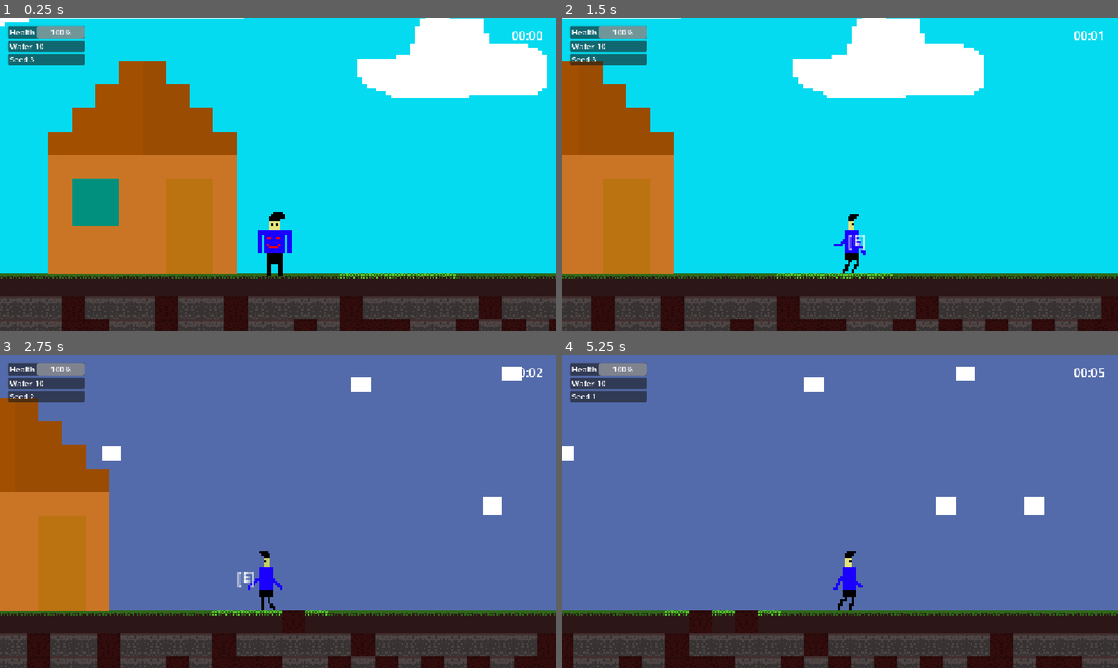
Above: before the commit, frames 1-4 (two rows, left to right).
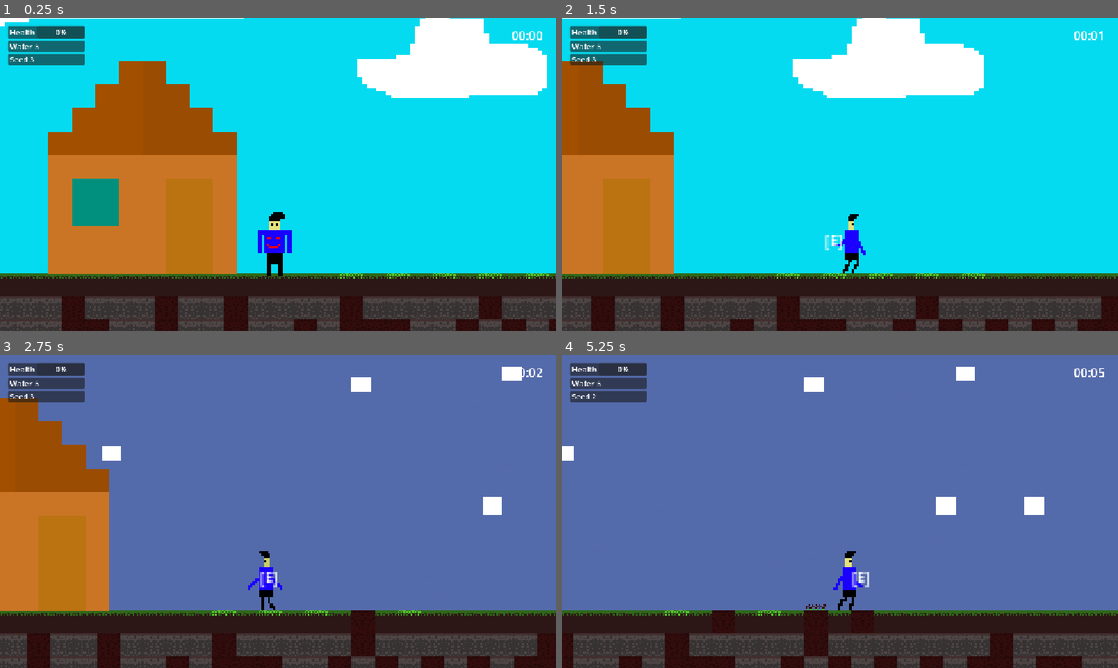
Above: after the commit, the same moments.

Repository: TheAbdullahSaleem/First-project-
Game: Godot game, scene res://scenes/world/World.tscn
Same seed, same stepped clock (60 frames per second), same inputs: the game is played once before the commit and once after it.
Inputs (mouse positions are in pixels of both pictures, inside the frame that each line leads up to):
- Up to frame 1 (0.25 s): no input
- Up to frame 2 (1.5 s): tap Enter at 0.5 s; move the mouse to (962, 158) at 0.52 s; hold E (Interact) 0.53-1.28 s; hold D (right) from 0.53 s (still down); tap W (jump) at 0.77 s; move the mouse to (728, 190) at 1.27 s; click (728, 190) at 1.35 s
- Up to frame 3 (2.75 s): tap W (jump) at 1.52 s; tap E (Interact) at 1.55 s; move the mouse to (333, 442) at 2.02 s; release D (right) at 2.03 s; hold A (left) from 2.03 s (still down); hold E (Interact) from 2.03 s (still down)
- Up to frame 4 (5.25 s): move the mouse to (812, 574) at 2.77 s; release A (left) at 2.78 s; release E (Interact) at 2.78 s; hold D (right) 2.78-4.28 s; tap E (Interact) at 2.85, 3.8, 4.35 s; tap W (jump) at 3.02, 3.77, 4.52 s; move the mouse to (1006, 558) at 3.52 s; press the mouse at (1006, 558) at 3.53 s; move the mouse to (673, 464) at 4.27 s; release the mouse at (673, 464) at 4.28 s; hold A (left) 4.28-5.03 s; move the mouse to (867, 511) at 5.02 s; hold D (right) from 5.03 s (still down); hold E (Interact) from 5.03 s (still down)

The runs differ from the first frame. In frame 1, 0.5% of the frame differs, in the area x 6-99%, y 2-84%; in frame 2, 0.7%; in frame 3, 0.7%; in frame 4, 0.8%, in the area x 5-57%, y 2-84%.

Commit message:
Road to Perfection

Diff:
--- a/scenes/Enemy/Enemy.tscn
+++ b/scenes/Enemy/Enemy.tscn
@@ -74,6 +74,15 @@
 }, {
 "duration": 1.0,
 "texture": SubResource("AtlasTexture_ti0ca")
+}, {
+"duration": 1.0,
+"texture": SubResource("AtlasTexture_5h5g3")
+}, {
+"duration": 1.0,
+"texture": SubResource("AtlasTexture_vf8gp")
+}, {
+"duration": 1.0,
+"texture": SubResource("AtlasTexture_ys4s2")
 }],
 "loop": 1,
 "name": &"left",
@@ -94,14 +103,27 @@
 }, {
 "duration": 1.0,
 "texture": SubResource("AtlasTexture_4a20e")
+}, {
+"duration": 1.0,
+"texture": SubResource("AtlasTexture_0hw2c")
+}, {
+"duration": 1.0,
+"texture": SubResource("AtlasTexture_kfomc")
+}, {
+"duration": 1.0,
+"texture": SubResource("AtlasTexture_7o54g")
 }],
 "loop": 1,
 "name": &"right",
 "speed": 5.0
 }]
 
-[sub_resource type="CircleShape2D" id="CircleShape2D_00we2"]
-radius = 163.24828
+[sub_resource type="RectangleShape2D" id="RectangleShape2D_00we2"]
+size = Vector2(560.0002, 320.00003)
+
+[sub_resource type="CapsuleShape2D" id="CapsuleShape2D_fe1rh"]
+radius = 119.99448
+height = 239.98907
 
 [node name="Enemy" type="CharacterBody2D" unique_id=1926190164]
 scale = Vector2(0.025, 0.025)
@@ -110,15 +132,18 @@
 [node name="Enemy" type="AnimatedSprite2D" parent="." unique_id=1902302779]
 position = Vector2(1, 0)
 sprite_frames = SubResource("SpriteFrames_h7o6m")
-animation = &"right"
-frame = 1
-frame_progress = 0.68474
+animation = &"left"
 
-[node name="CollisionPolygon2D" type="CollisionPolygon2D" parent="." unique_id=1077176985]
-polygon = PackedVector2Array(-192, -319, -190, -63, -127, -64, -127, -32, -63, -32, -63, 0, 321, 0, 321, -32, 289, -32, 290, -64, 226, -64, 226, -95, 192, -96, 194, -161, 161, -162, 161, -193, 128, -191, 130, -225, 65, -224, 65, -288, 33, -288, 33, -320)
+[node name="CollisionShape2D" type="CollisionShape2D" parent="." unique_id=1072690403]
+position = Vector2(7.152556e-06, -159.9999)
+scale = Vector2(0.99999964, 0.99999964)
+shape = SubResource("RectangleShape2D_00we2")
 
 [node name="Area2D" type="Area2D" parent="." unique_id=1797354767]
 
 [node name="CollisionShape2D" type="CollisionShape2D" parent="Area2D" unique_id=1241427741]
-position = Vector2(7, -164)
-shape = SubResource("CircleShape2D_00we2")
+position = Vector2(1.4901153e-07, -439.99994)
+rotation = -1.5803471
+shape = SubResource("CapsuleShape2D_fe1rh")
+
+[connection signal="body_entered" from="Area2D" to="." method="_on_area_2d_body_entered"]
--- a/scenes/hud.gd
+++ b/scenes/hud.gd
@@ -11,16 +11,14 @@
 
 func _ready():
 	# Connects the timer node so it triggers the timeout function every second
+	visible = true
 	$ClockTimer.timeout.connect(_on_clock_timer_timeout)
+	Inventory.inventory_changed.connect(_on_inventory_changed)
+	_on_inventory_changed()
 
-func update_health(new_health: int):
-	health_bar.value = new_health
-
-func update_water(new_amount: int):
-	water_value.text = str(new_amount)
-
-func update_seeds(new_amount: int):
-	seed_value.text = str(new_amount)
+func _on_inventory_changed():
+	seed_value.text = str(Inventory.seeds)
+	water_value.text = str(Inventory.water)
 
 # This function is called every time the ClockTimer ticks
 func _on_clock_timer_timeout():
--- a/scenes/player/character_body_2d.tscn
+++ b/scenes/player/Player.tscn
@@ -103,7 +103,7 @@
 [sub_resource type="CircleShape2D" id="CircleShape2D_interact"]
 radius = 54.0
 
-[node name="CharacterBody2D" type="CharacterBody2D" unique_id=630034284]
+[node name="Player" type="CharacterBody2D" unique_id=630034284]
 script = ExtResource("1_s25n1")
 
 [node name="AnimatedSprite2D" type="AnimatedSprite2D" parent="." unique_id=2024610886]
--- a/scenes/pond.tscn
+++ b/scenes/pond.tscn
@@ -1,6 +1,8 @@
 [gd_scene format=3 uid="uid://ceq86drpmqi6w"]
 
 [ext_resource type="Texture2D" uid="uid://bl67kxwy23koq" path="res://assets/sprites/pond.png" id="1_4h7al"]
+[ext_resource type="Script" uid="uid://d2ojfxa14rhv7" path="res://scripts/World/pond.gd" id="2_go7bl"]
+[ext_resource type="Script" uid="uid://nu6lxw81fvnw" path="res://scripts/system/interactable.gd" id="2_hvmvx"]
 
 [sub_resource type="AtlasTexture" id="AtlasTexture_hvmvx"]
 atlas = ExtResource("1_4h7al")
@@ -59,11 +61,23 @@
 [node name="Pond" type="AnimatedSprite2D" unique_id=1382120840]
 sprite_frames = SubResource("SpriteFrames_h7o6m")
 autoplay = "default"
-frame_progress = 0.49598676
+frame_progress = 0.20111558
+script = ExtResource("2_go7bl")
 
-[node name="Area2D" type="Area2D" parent="." unique_id=717284291]
+[node name="Area2D" type="Area2D" parent="." unique_id=717284291 node_paths=PackedStringArray("prompt_label")]
+script = ExtResource("2_hvmvx")
+prompt_label = NodePath("../Label")
 
 [node name="CollisionShape2D" type="CollisionShape2D" parent="Area2D" unique_id=1751329532]
 position = Vector2(1, -25)
 rotation = 1.5707964
 shape = SubResource("CapsuleShape2D_h7o6m")
+
+[node name="Label" type="Label" parent="." unique_id=2136371219]
+offset_left = -37.0
+offset_top = -146.0
+offset_right = 39.0
+offset_bottom = -96.0
+text = "[E]"
+horizontal_alignment = 1
+vertical_alignment = 1
--- a/scenes/world/World.tscn
+++ b/scenes/world/World.tscn
@@ -7,7 +7,7 @@
 [ext_resource type="Texture2D" uid="uid://djfksoaqkcqs7" path="res://assets/sprites/crops/ground.png" id="2_i1jm3"]
 [ext_resource type="Texture2D" uid="uid://byol681bbevf4" path="res://assets/sprites/crops/soiltile.png" id="3_252at"]
 [ext_resource type="PackedScene" uid="uid://di5j4qsfsh1s1" path="res://scenes/world/House/house.tscn" id="4_qh0kd"]
-[ext_resource type="PackedScene" uid="uid://dgh7exavoppb7" path="res://scenes/player/character_body_2d.tscn" id="5_yr1n6"]
+[ext_resource type="PackedScene" uid="uid://dgh7exavoppb7" path="res://scenes/player/Player.tscn" id="5_yr1n6"]
 [ext_resource type="Resource" uid="uid://bdhf4pwfv3csv" path="res://Resources/WheatData.tres" id="7_252at"]
 [ext_resource type="Script" uid="uid://dhsiuryspmrxs" path="res://scripts/system/ChoiceUI.gd" id="7_l5ull"]
 [ext_resource type="PackedScene" uid="uid://dx1ck683ry1qe" path="res://scenes/HUD.tscn" id="8_fe1rh"]
@@ -73,6 +73,7 @@
 scale = Vector2(0.245, 0.245)
 
 [node name="Hud" parent="CharacterBody2D" unique_id=1000562719 instance=ExtResource("8_fe1rh")]
+visible = false
 
 [node name="Camera2D" type="Camera2D" parent="CharacterBody2D" unique_id=598941493]
 zoom = Vector2(3, 3)
@@ -85,6 +86,7 @@
 
 [node name="TextureRect2" type="TextureRect" parent="CharacterBody2D" unique_id=1172300207]
 process_mode = 3
+visible = false
 modulate = Color(0.4003823, 0.18273371, 1.4439226e-07, 1)
 z_index = 100
 offset_left = -497.95917
@@ -175,27 +177,22 @@
 [node name="SoilTile" parent="." unique_id=579594894 instance=ExtResource("1_5qbjp")]
 position = Vector2(88, 8)
 default_crop_data = ExtResource("7_252at")
-metadata/_edit_lock_ = true
 
 [node name="SoilTile2" parent="." unique_id=1527958670 instance=ExtResource("1_5qbjp")]
-position = Vector2(104, 8)
-default_crop_data = ExtResource("7_252at")
-metadata/_edit_lock_ = true
+position = Vector2(120, 8)
+default_crop_data = ExtResource("7_252at")
 
 [node name="SoilTile3" parent="." unique_id=671666470 instance=ExtResource("1_5qbjp")]
-position = Vector2(120, 8)
-default_crop_data = ExtResource("7_252at")
-metadata/_edit_lock_ = true
+position = Vector2(184, 8)
+default_crop_data = ExtResource("7_252at")
 
 [node name="SoilTile4" parent="." unique_id=491285695 instance=ExtResource("1_5qbjp")]
-position = Vector2(136, 8)
-default_crop_data = ExtResource("7_252at")
-metadata/_edit_lock_ = true
+position = Vector2(152, 8)
+default_crop_data = ExtResource("7_252at")
 
 [node name="SoilTile5" parent="." unique_id=1426898208 instance=ExtResource("1_5qbjp")]
-position = Vector2(152, 8)
-default_crop_data = ExtResource("7_252at")
-metadata/_edit_lock_ = true
+position = Vector2(216, 8)
+default_crop_data = ExtResource("7_252at")
 
 [node name="Day" type="TextureRect" parent="." unique_id=1162393397]
 z_index = -1
--- a/scripts/Enemy/enemy.gd
+++ b/scripts/Enemy/enemy.gd
@@ -1,8 +1,10 @@
 extends CharacterBody2D
 
 
-const SPEED = 100.0
+const SPEED = 50.0
 var target_crop: Node2D = null
+
+@onready var anim = $Enemy
 
 func _ready() -> void:
 	add_to_group("enemy")
@@ -14,18 +16,31 @@
 	if not is_instance_valid(target_crop):
 		target_crop = find_nearest_crop()
 
+
+
 	if target_crop:
+		var direction_x = sign(target_crop.global_position.x - global_position.x)
 		if global_position.distance_to(target_crop.global_position) < 10.0:
 			target_crop.queue_free()
 			target_crop = null
 		else:
-			var direction_x = sign(target_crop.global_position.x - global_position.x)
+
 			velocity.x = direction_x * SPEED
 	else:
 		velocity.x = move_toward(velocity.x, 0, SPEED)
 
 	move_and_slide()
 
+	_update_animation(velocity.x)
+
+
+func _update_animation(direction: float) -> void:
+	if direction > 0:
+		anim.play("right")
+	elif direction < 0:
+		anim.play("left")
+	else:
+		anim.stop()
 
 func find_nearest_crop():
 	var crops = get_tree().get_nodes_in_group("crops")
@@ -43,3 +58,8 @@
 			nearest = crop
 
 	return nearest
+
+
+func _on_area_2d_body_entered(body: Node2D) -> void:
+	if body is Player:
+		queue_free()
--- a/scripts/Player/character_body_2d.gd
+++ b/scripts/Player/character_body_2d.gd
@@ -1,15 +1,5 @@
+class_name Player
 extends CharacterBody2D
-
-# 1. Define custom signals
-signal health_changed(new_health: int)
-signal water_changed(new_amount: int)
-signal seeds_changed(new_amount: int)
-
-# 2. Player inventory/stats
-var max_health: int = 100
-var current_health: int = 100
-var water_count: int = 10
-var seed_count: int = 3
 
 var interactable_in_range = null
 
@@ -21,20 +11,12 @@
 
 
 func _ready() -> void:
-	health_changed.connect($Hud.update_health)
-	water_changed.connect($Hud.update_water)
-	seeds_changed.connect($Hud.update_seeds)
 
 	if not $Area2D.area_entered.is_connected(_on_area_2d_area_entered):
 		$Area2D.area_entered.connect(_on_area_2d_area_entered)
 
 	if not $Area2D.area_exited.is_connected(_on_area_2d_area_exited):
 		$Area2D.area_exited.connect(_on_area_2d_area_exited)
-
-	# ADD THESE THREE LINES: Initialize the HUD with starting values
-	health_changed.emit(current_health)
-	water_changed.emit(water_count)
-	seeds_changed.emit(seed_count)
 
 	if not $Area2D.area_entered.is_connected(_on_area_2d_area_entered):
 		$Area2D.area_entered.connect(_on_area_2d_area_entered)
@@ -99,13 +81,7 @@
 # Check for inputs
 func _input(event: InputEvent) -> void:
 	if event.is_action_pressed("Interact") and interactable_in_range != null:
-		# Check if the player has seeds before interacting
-		if seed_count > 0:
-			seed_count -= 1
-			seeds_changed.emit(seed_count) # Tell HUD to update
-			interactable_in_range.interact()
-		else:
-			print("No seeds left!")
+		interactable_in_range.interact()
 
 	if event.is_action_pressed("Attack"):
 		attack()
--- /dev/null
+++ b/scripts/World/pond.gd
@@ -0,0 +1,5 @@
+extends AnimatedSprite2D
+
+
+func interact():
+	Inventory.add_water(5)
--- a/scripts/World/world.gd
+++ b/scripts/World/world.gd
@@ -26,7 +26,9 @@
 
 func _on_night_started():
 	$Night.visible = true
+	$Night2.visible = true
 	$Day.visible = false
+	$Day2.visible = false
 	start_random_timer()
 
 func spawn_enemy():
@@ -37,7 +39,7 @@
 	var random_direction = 1 if randf() > 0.5 else -1
 	var ideal_x = camera.global_position.x + (viewport_size.x * 0.7 * random_direction)
 
-	var spawn_x = clampf(ideal_x, -192.0, 816.0)
+	var spawn_x = clampf(ideal_x, -192.0, 1000.0)
 
 	var random_height = camera.global_position.y - randf_range(0, viewport_size.y * 0.5)
 
@@ -51,7 +53,9 @@
 
 func _on_day_started(day_number: int):
 	$Day.visible = true
+	$Day2.visible = true
 	$Night.visible = false
+	$Night2.visible = false
 	spawn_timer.stop()
 
 	var enemies = get_tree().get_nodes_in_group("enemy")
--- a/scripts/crops/Crop.gd
+++ b/scripts/crops/Crop.gd
@@ -53,6 +53,7 @@
 		print("Not ready yet!")
 		return
 	Inventory.add_food(crop_data.food_yield)
+	Inventory.add_seeds(randi_range(2, 3))
 	SignalBus.crop_harvested.emit(crop_data.food_yield)
 	queue_free()   # remove crop from world after harvest
 
--- a/scripts/system/Inventory.gd
+++ b/scripts/system/Inventory.gd
@@ -30,3 +30,7 @@
 func add_food(amount: int) -> void:
 	food += amount
 	inventory_changed.emit()
+
+func add_water(amount: int) -> void:
+	water += amount
+	inventory_changed.emit()
Not shown, added: scripts/World/pond.gd.uid
